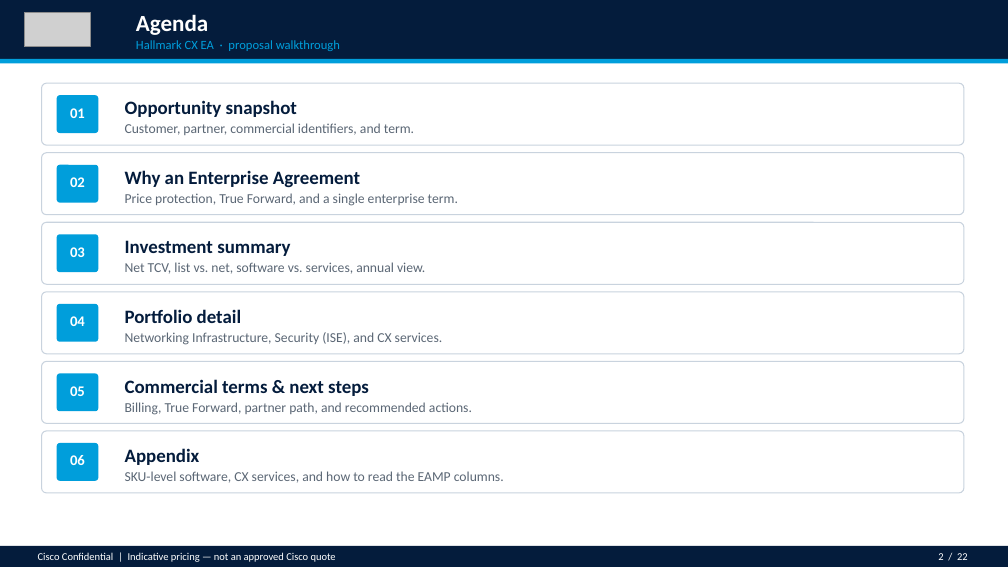
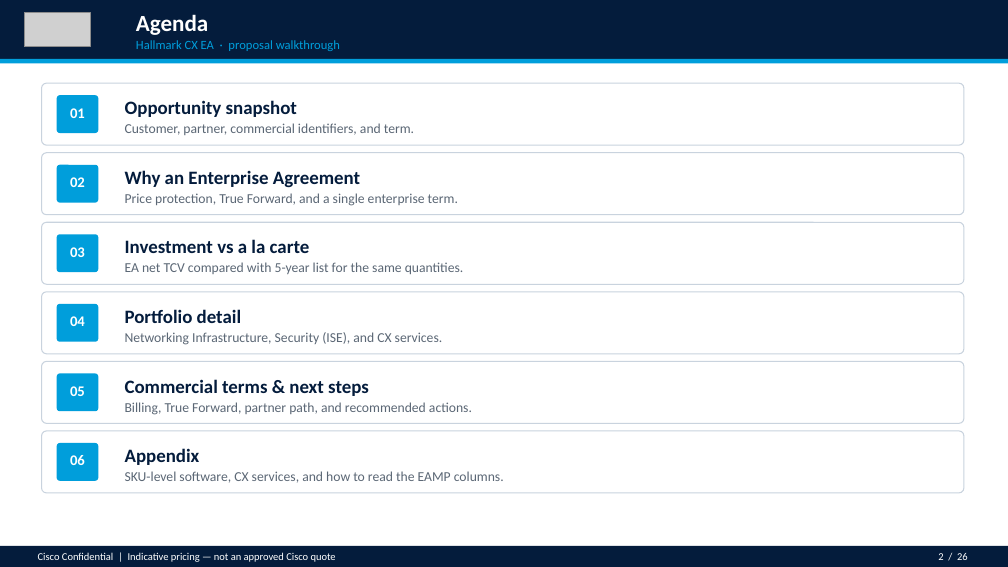
Before and after one commit to chchilds/cxvx, a slide deck: slide 2 of ea-proposal/HALLMARK_CARDS_INCORPORATED_Enterprise_Agreement_Proposal.pptx. Drawn at 1008x567 pixels with LibreOffice and Linux fonts; fonts in the diff are those of the drawing; grey boxes stand for pictures. Boxes give left, top, right and bottom in pixels: in the first picture for what was removed or moved away, otherwise in the second. Text is boxed around its words. In the diff, an @@ line names an element or a change of style, - is before the commit and + after.

```diff
--- a/ea-proposal/HALLMARK_CARDS_INCORPORATED_Enterprise_Agreement_Proposal.pptx
+++ b/ea-proposal/HALLMARK_CARDS_INCORPORATED_Enterprise_Agreement_Proposal.pptx
@@ text at (125, 239, 310, 253): text changed @@
-Investment summary
+Investment vs a la carte
@@ text at (125, 262, 464, 274): text changed @@
-Net TCV, list vs. net, software vs. services, annual view.
+EA net TCV compared with 5-year list for the same quantities.
@@ text at (938, 553, 968, 560): text changed @@
-2 / 22
+2 / 26
```
Also in this commit, not shown: 19 other slides changed, 4 slides added, 1 other file.
